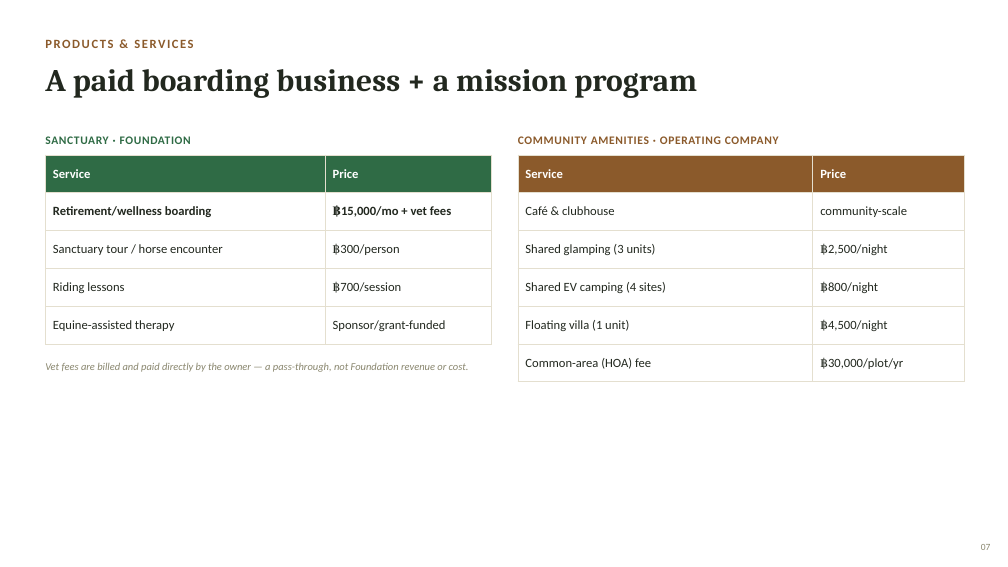
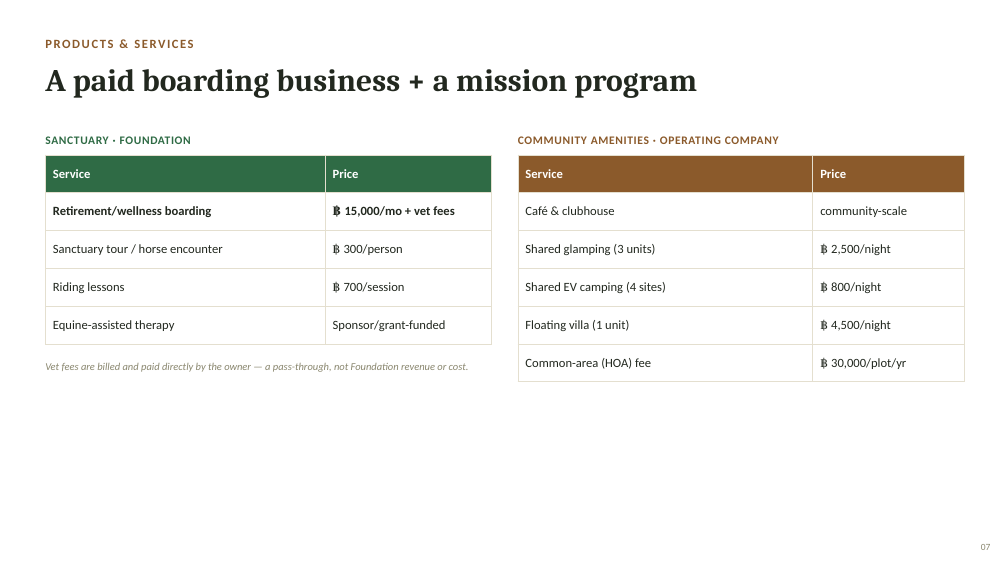
Before and after one commit to apinyacode/FarmDeApp, a slide deck: slide 7 of business-plan/presentation/Angel_Arms_Sanctuary_Plan.pptx. Drawn at 1008x567 pixels with LibreOffice and Linux fonts; fonts in the diff are those of the drawing. Boxes give left, top, right and bottom in pixels: in the first picture for what was removed or moved away, otherwise in the second. Text is boxed around its words. In the diff, an @@ line names an element or a change of style, - is before the commit and + after.

```diff
--- a/business-plan/presentation/Angel_Arms_Sanctuary_Plan.pptx
+++ b/business-plan/presentation/Angel_Arms_Sanctuary_Plan.pptx
@@ table at [45, 155, 492, 335] @@
-row 2, column 2: ฿15,000/mo + vet fees
+row 2, column 2: ฿ 15,000/mo + vet fees
-row 3, column 2: ฿300/person
+row 3, column 2: ฿ 300/person
-row 4, column 2: ฿700/session
+row 4, column 2: ฿ 700/session
@@ table at [518, 155, 964, 373] @@
-row 3, column 2: ฿2,500/night
+row 3, column 2: ฿ 2,500/night
-row 4, column 2: ฿800/night
+row 4, column 2: ฿ 800/night
-row 5, column 2: ฿4,500/night
+row 5, column 2: ฿ 4,500/night
-row 6, column 2: ฿30,000/plot/yr
+row 6, column 2: ฿ 30,000/plot/yr
```
Also in this commit, not shown: 9 other slides changed, 1 other file.
